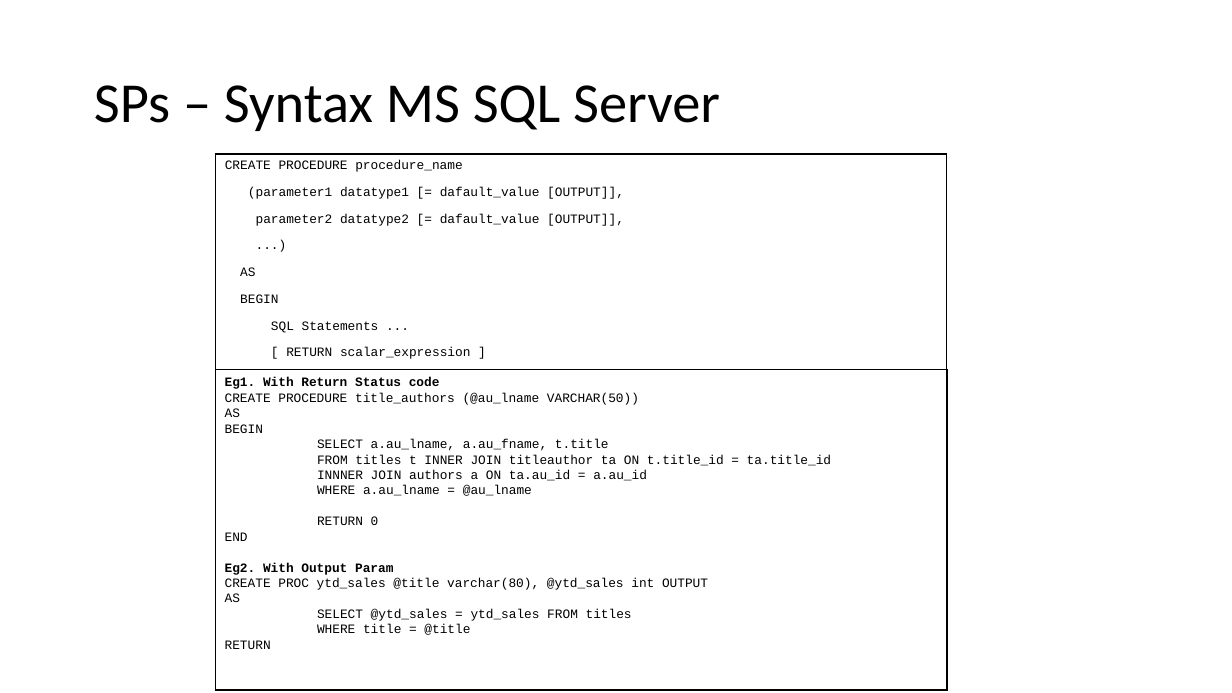
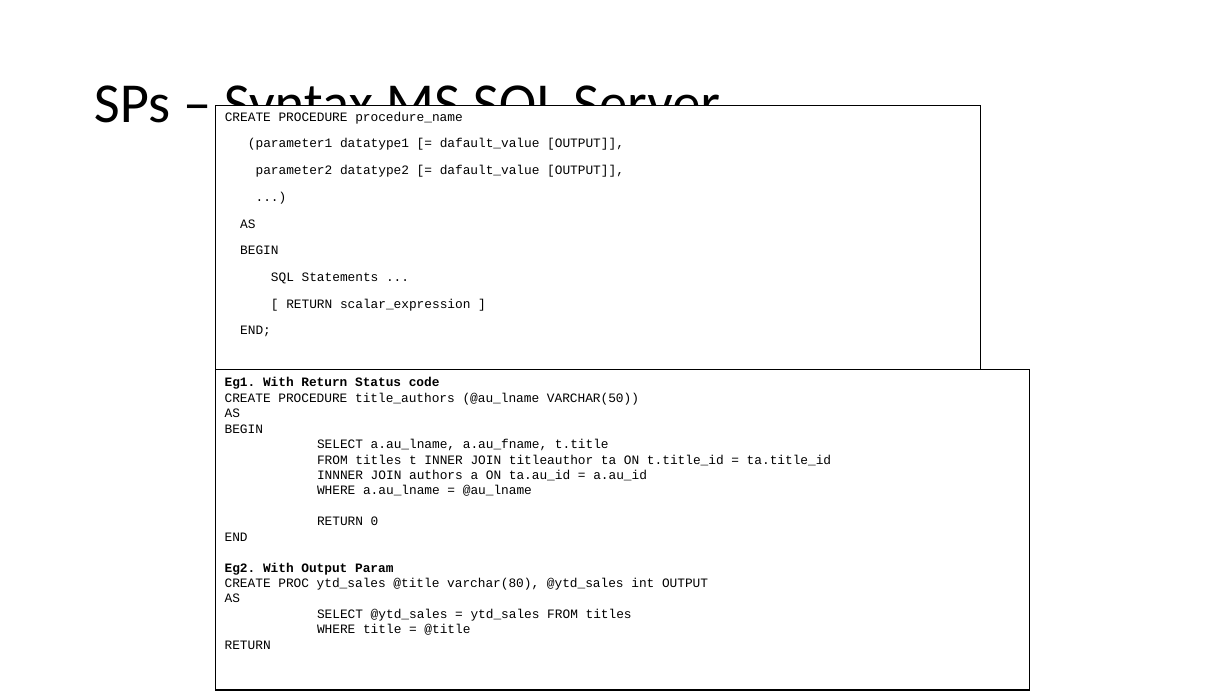
Before and after one commit to vivekitis/training, a slide deck: slide 5 of Database/4. Advanced Concepts.pptx. Drawn at 1232x693 pixels with LibreOffice and Linux fonts; fonts in the diff are those of the drawing. Boxes give left, top, right and bottom in pixels: in the first picture for what was removed or moved away, otherwise in the second. Text is boxed around its words. In the diff, an @@ line names an element or a change of style, - is before the commit and + after.

Commit message:
advanced concepts modified

```diff
--- a/Database/4. Advanced Concepts.pptx
+++ b/Database/4. Advanced Concepts.pptx
@@ text "CREATE PROCEDURE procedure_name": place and size @@
-text "CREATE PROCEDURE procedure_name" at box(215, 154, 946, 370)
+text "CREATE PROCEDURE procedure_name" at box(215, 105, 981, 370)
@@ rectangle "Eg1. With Return Status code": place and size @@
-rectangle "Eg1. With Return Status code" at box(215, 370, 947, 690)
+rectangle "Eg1. With Return Status code" at box(215, 370, 1030, 690)
```
